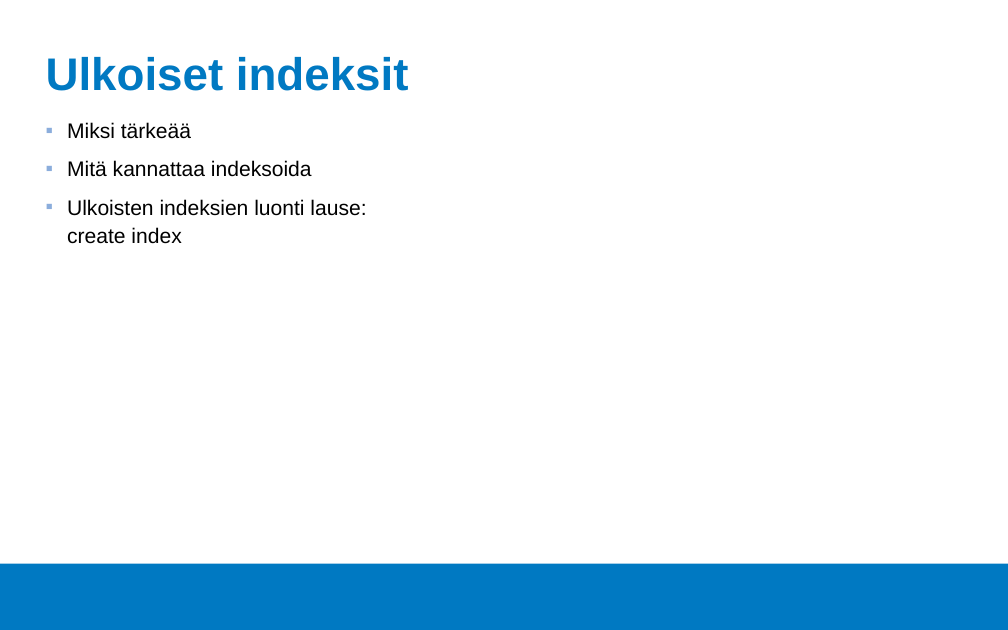
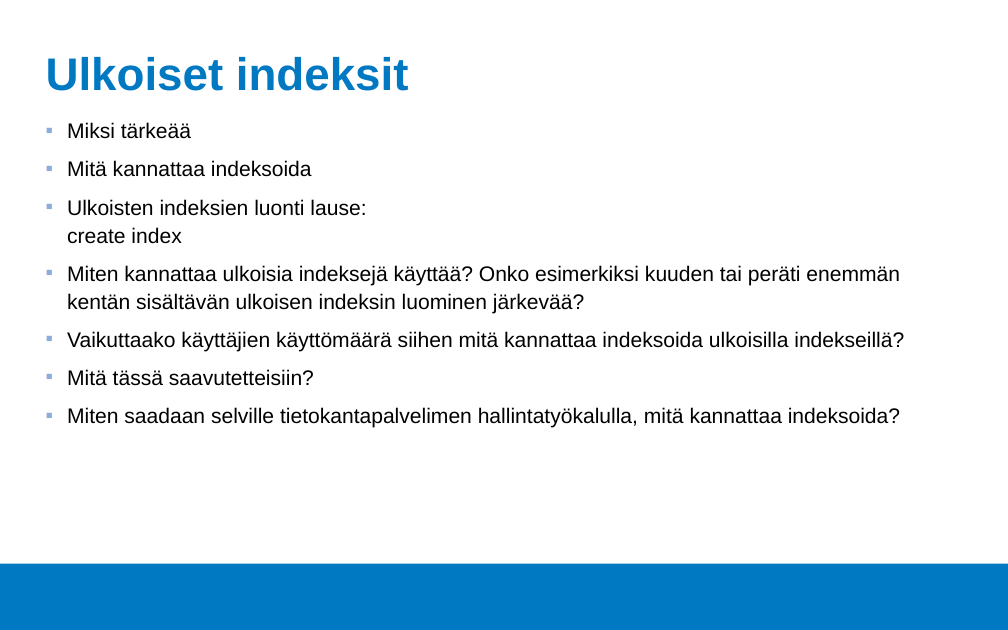
Before and after one commit to Tietokantahallinta/Tietokantahallinta.github.io, a slide deck: slide 3 of luennot/viikko02/Luentokalvot_02.odp. Drawn at 1008x630 pixels with LibreOffice and Linux fonts; fonts in the diff are those of the drawing; background and template pictures are left out. Boxes give left, top, right and bottom in pixels: in the first picture for what was removed or moved away, otherwise in the second. Text is boxed around its words. In the diff, an @@ line names an element or a change of style, - is before the commit and + after.

```diff
--- a/luennot/viikko02/Luentokalvot_02.odp
+++ b/luennot/viikko02/Luentokalvot_02.odp
@@ text at [67,265,904,428]: paragraphs added @@
+▪ Miten kannattaa ulkoisia indeksejä käyttää? Onko esimerkiksi kuuden tai peräti enemmän kentän sisältävän ulkoisen indeksin luominen järkevää?
+▪ Vaikuttaako käyttäjien käyttömäärä siihen mitä kannattaa indeksoida ulkoisilla indekseillä?
+▪ Mitä tässä saavutetteisiin?
+▪ Miten saadaan selville tietokantapalvelimen hallintatyökalulla, mitä kannattaa indeksoida?
```
Also in this commit, not shown: 3 other slides changed, 7 other files.
